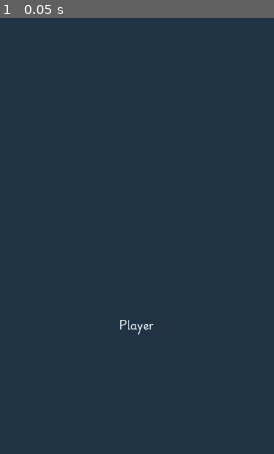
Above: before the commit, frame 1.
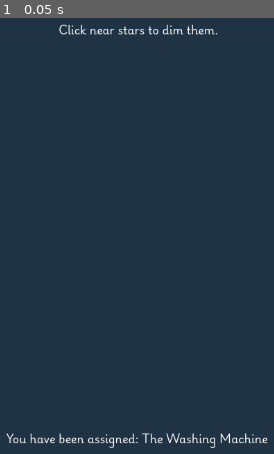
Above: after the commit, the same moment.

Repository: simonmnash/Competitive-Stargazing
Game: Godot game, scene res://player.tscn
Same seed, same stepped clock (60 frames per second), same inputs: the game is played once before the commit and once after it. This scene is started directly instead of the project's main scene.
Inputs:
- Up to frame 1 (0.05 s): no input

The runs differ from the first frame. In frame 1, 1.4% of the frame differs, in the area x 2-98%, y 1-99%.

Commit message:
debugging

Diff:
--- a/Designer.gd
+++ b/Designer.gd
@@ -22,9 +22,20 @@
 "Larry the Chief Mouser",
 "Big Piano Man",
 "The Washing Machine",
+"America"
 ]
 
 func _ready():
 	for i in range(0, 50):
 		$Constellation.add_star(Vector2(rng.randf_range(-250.0, 250.0), rng.randf_range(-250.0, 250.0)))
 	$Challenge.text = "You have been assigned: " + options.pick_random()
+
+func _process(delta):
+	pass
+	#$TimerLabel.text = str(int($Timer.time_left))
+
+func deactivate():
+	$Camera2D.enabled = false
+	$Rules.visible = false
+	$Challenge.visible = false
+	$TimerLabel.visible = false
--- a/Designer.tscn
+++ b/Designer.tscn
@@ -8,22 +8,33 @@
 script = ExtResource("1_wjcrf")
 
 [node name="Rules" type="Label" parent="."]
-offset_left = -561.0
-offset_top = -804.0
-offset_right = -339.0
-offset_bottom = -781.0
+offset_left = -551.0
+offset_top = -800.0
+offset_right = 560.0
+offset_bottom = -771.0
 theme = ExtResource("2_jq5jk")
 text = "Click near stars to dim them."
+horizontal_alignment = 1
 
 [node name="Challenge" type="Label" parent="."]
-offset_left = -154.0
-offset_top = -212.0
-offset_right = 150.0
-offset_bottom = -189.0
+offset_left = -560.0
+offset_top = -210.0
+offset_right = 566.0
+offset_bottom = -181.0
 theme = ExtResource("2_jq5jk")
 text = "You have been assigned"
+horizontal_alignment = 1
+
+[node name="TimerLabel" type="Label" parent="."]
+offset_left = 466.0
+offset_top = -805.0
+offset_right = 564.0
+offset_bottom = -776.0
+theme = ExtResource("2_jq5jk")
+horizontal_alignment = 1
 
 [node name="Camera2D" type="Camera2D" parent="."]
 position = Vector2(0, -495)
 
 [node name="Constellation" parent="." instance=ExtResource("1_3eh87")]
+visible = false
--- a/Game.gd
+++ b/Game.gd
@@ -2,6 +2,7 @@
 
 var character_scn = preload("res://player.tscn")
 var constellation_scn = preload("res://constellation.tscn")
+var rng = RandomNumberGenerator.new()
 
 func _on_jam_connect_player_disconnected(pid: int, pinfo):
 	self.remove_player(pid)
@@ -12,10 +13,7 @@
 	p.name = str(pid)
 	print(p.name)
 	$Players.add_child(p, true)
-	for a in [0, 90, 180, 270, 360]:
-		var c = constellation_scn.instantiate()
-		$Starmap.add_child(c)
-		c.azimuth = a
+	$Timer.start()
 
 func remove_player(pid):
 	var p = $Players.get_node(str(pid))
@@ -24,3 +22,20 @@
 
 func _on_jam_connect_player_connected(pid, username):
 	self.spawn_player(pid, username)
+
+func _on_timer_timeout():
+	$Starmap.visible = true
+	if multiplayer.is_server():
+		for a in [0, 90, 180, 270, 360]:
+			var c = constellation_scn.instantiate()
+			c.azimuth = a
+			for i in range(0, 50):
+				c.add_star(Vector2(rng.randf_range(-250.0, 250.0), rng.randf_range(-250.0, 250.0)))
+			$Starmap.add_child(c, true)
+		start_hunt.rpc()
+
+@rpc
+func start_hunt():
+	$Starmap.show()
+	var p = multiplayer.get_unique_id()
+	$Players.get_node(str(p)).activate()
--- a/Game.tscn
+++ b/Game.tscn
@@ -15,5 +15,10 @@
 
 [node name="Players" type="Node2D" parent="."]
 
+[node name="Timer" type="Timer" parent="."]
+wait_time = 2.0
+one_shot = true
+
 [connection signal="player_connected" from="JamConnect" to="." method="_on_jam_connect_player_connected"]
 [connection signal="player_disconnected" from="JamConnect" to="." method="_on_jam_connect_player_disconnected"]
+[connection signal="timeout" from="Timer" to="." method="_on_timer_timeout"]
--- a/constellation.gd
+++ b/constellation.gd
@@ -14,7 +14,7 @@
 func add_star(transform):
 	var s = star.instantiate()
 	s.position = transform
-	$Rotation/VerticalTransform/StarGroup.add_child(s)
+	$Rotation/VerticalTransform/StarGroup.add_child(s, true)
 
 func _on_timer_timeout():
 	if $Rotation/VerticalTransform/StarGroup.visible:
--- a/constellation.tscn
+++ b/constellation.tscn
@@ -16,8 +16,3 @@
 [node name="JamSync" type="Node" parent="."]
 script = ExtResource("2_hkfp6")
 spawn_properties = Array[String](["position", "azimuth"])
-sync_properties = Array[String](["azimuth", "position"])
-
-[node name="Timer" type="Timer" parent="."]
-
-[connection signal="timeout" from="Timer" to="." method="_on_timer_timeout"]
--- a/player.gd
+++ b/player.gd
@@ -3,7 +3,7 @@
 var pid: int
 var angle_movement: float = 0.0
 var last_angle_input: float
-
+var activated = false
 var c_position: float = 0
 const SPEED = 1.0
 
@@ -17,6 +17,15 @@
 	if multiplayer.get_unique_id() == pid:
 		$Rotation/VerticalTransform/Camera2D.make_current()
 
+func activate():
+	if multiplayer.get_unique_id() == pid:
+		$Designer.deactivate()
+		$Rotation/VerticalTransform/Camera2D.enabled = true
+		$Rotation/VerticalTransform/Label.visible = true
+		$Rotation/VerticalTransform/Target.visible = true
+		activated = true
+		$Designer/Constellation.azimuth = 90.0
+
 @rpc("any_peer")
 func set_rotate(amount: float):
 	if multiplayer.get_remote_sender_id() != pid:
@@ -26,9 +35,10 @@
 
 func _process(delta):
 	var movement = delta*50
-	if multiplayer.get_unique_id() != pid:
-		return
-	if Input.is_action_pressed("ui_right"):
-		set_rotate.rpc_id(1, movement)
-	if Input.is_action_pressed("ui_left"):
-		set_rotate.rpc_id(1, -1*movement)
+	if activated:
+		if multiplayer.get_unique_id() != pid:
+			return
+		if Input.is_action_pressed("ui_right"):
+			set_rotate.rpc_id(1, movement)
+		if Input.is_action_pressed("ui_left"):
+			set_rotate.rpc_id(1, -1*movement)
--- a/player.tscn
+++ b/player.tscn
@@ -1,8 +1,9 @@
-[gd_scene load_steps=4 format=3 uid="uid://db8c3kbqr4r5r"]
+[gd_scene load_steps=5 format=3 uid="uid://db8c3kbqr4r5r"]
 
 [ext_resource type="Script" path="res://addons/jam_launch/core/JamSync.gd" id="1_de01n"]
 [ext_resource type="Script" path="res://player.gd" id="1_vifab"]
 [ext_resource type="Theme" uid="uid://bdsvja3ysf1oc" path="res://assets/default_theme.tres" id="3_chlka"]
+[ext_resource type="PackedScene" uid="uid://bktkj5c38ltmm" path="res://Designer.tscn" id="4_0gn15"]
 
 [node name="Player" type="Node2D"]
 script = ExtResource("1_vifab")
@@ -19,8 +20,10 @@
 
 [node name="Camera2D" type="Camera2D" parent="Rotation/VerticalTransform"]
 ignore_rotation = false
+enabled = false
 
 [node name="Label" type="Label" parent="Rotation/VerticalTransform"]
+visible = false
 offset_left = -209.0
 offset_top = 121.0
 offset_right = 212.0
@@ -28,3 +31,15 @@
 theme = ExtResource("3_chlka")
 text = "Player"
 horizontal_alignment = 1
+
+[node name="Target" type="Label" parent="Rotation/VerticalTransform"]
+visible = false
+offset_left = -558.0
+offset_top = -301.0
+offset_right = -137.0
+offset_bottom = -272.0
+theme = ExtResource("3_chlka")
+text = "Find the"
+horizontal_alignment = 1
+
+[node name="Designer" parent="." instance=ExtResource("4_0gn15")]
--- a/star.tscn
+++ b/star.tscn
@@ -1,7 +1,8 @@
-[gd_scene load_steps=4 format=3 uid="uid://cdcc601sjasv5"]
+[gd_scene load_steps=5 format=3 uid="uid://cdcc601sjasv5"]
 
 [ext_resource type="Texture2D" uid="uid://u817k1uackaa" path="res://star.png" id="1_ooltl"]
 [ext_resource type="Script" path="res://star.gd" id="2_mt313"]
+[ext_resource type="Script" path="res://addons/jam_launch/core/JamSync.gd" id="3_6n1w3"]
 
 [sub_resource type="CircleShape2D" id="CircleShape2D_l00hm"]
 radius = 20.0
@@ -15,4 +16,9 @@
 [node name="CollisionShape2D" type="CollisionShape2D" parent="Area2D"]
 shape = SubResource("CircleShape2D_l00hm")
 
+[node name="JamSync" type="Node" parent="."]
+script = ExtResource("3_6n1w3")
+spawn_properties = Array[String](["position"])
+sync_properties = Array[String](["position"])
+
 [connection signal="input_event" from="Area2D" to="." method="_on_area_2d_input_event"]
